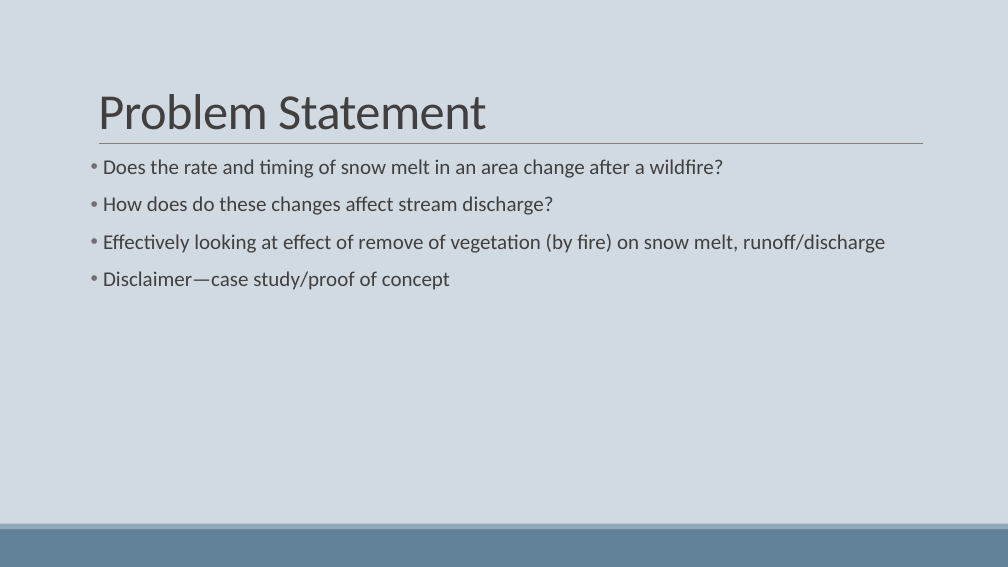
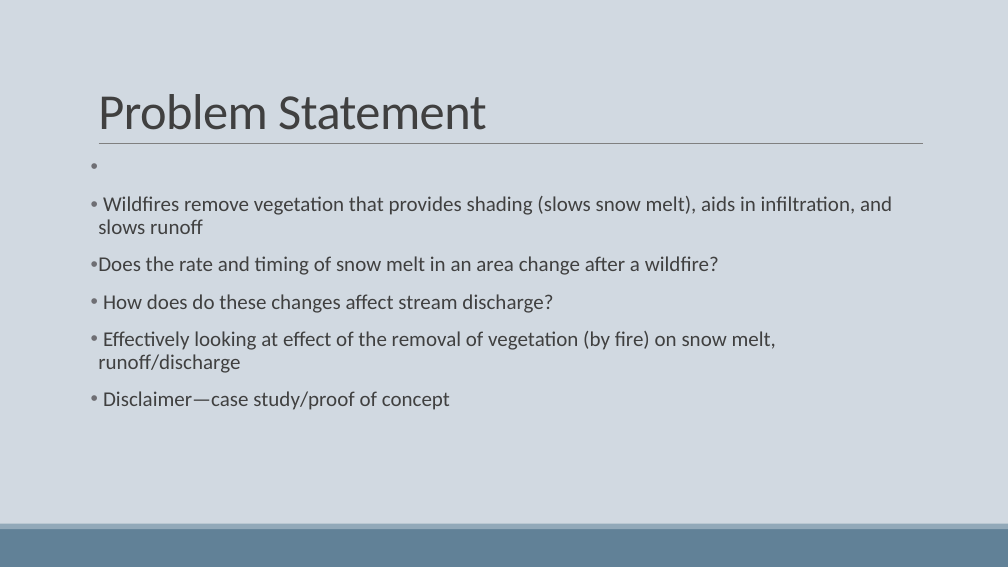
Before and after one commit to woz22/thesis, a slide deck: slide 2 of courses/geog475_pres.pptx. Drawn at 1008x567 pixels with LibreOffice and Linux fonts; fonts in the diff are those of the drawing. Boxes give left, top, right and bottom in pixels: in the first picture for what was removed or moved away, otherwise in the second. Text is boxed around its words. In the diff, an @@ line names an element or a change of style, - is before the commit and + after.

```diff
--- a/courses/geog475_pres.pptx
+++ b/courses/geog475_pres.pptx
@@ text at bbox=[98, 196, 892, 234]: paragraph added @@
+• Wildfires remove vegetation that provides shading (slows snow melt), aids in infiltration, and slows runoff
@@ text at bbox=[98, 331, 776, 373]: text changed @@
-• Effectively looking at effect of remove of vegetation (by fire) on snow melt, runoff/discharge
+• Effectively looking at effect of the removal of vegetation (by fire) on snow melt, runoff/discharge
```
Also in this commit, not shown: 1 other slide changed, 13 other files.
